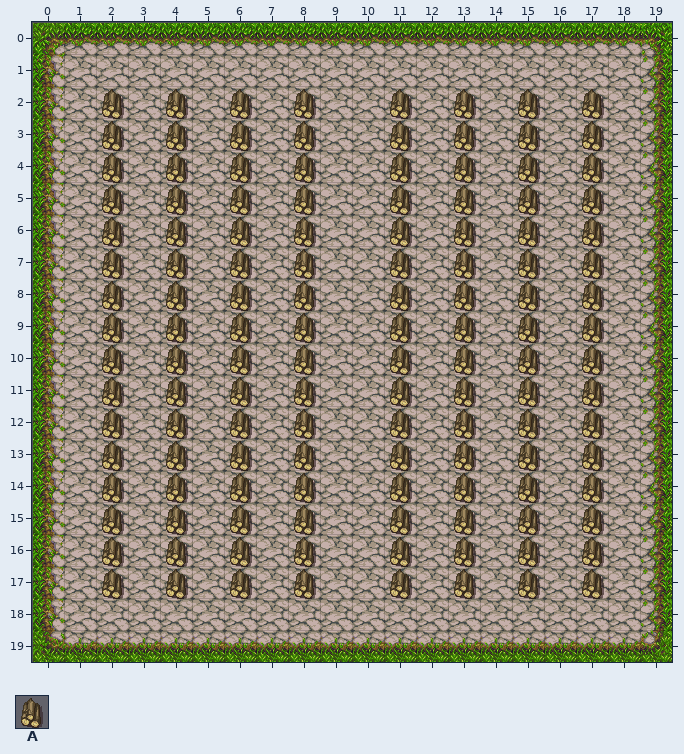
One commit to this Tiled map: level1.tmx. That is the earlier state.
Cells are 32x32 px. Shown: x 0..19, y 0..19.
Key: from "PathAndObjects": A 165.
_ is an empty cell.
Layers that did not change in this view are not listed.
Layer "foreground" before, first column x 0:
 0 ____________________
 1 ____________________
 2 __A_A_A_A__A_A_A_A__
 3 __A_A_A_A__A_A_A_A__
 4 __A_A_A_A__A_A_A_A__
 5 __A_A_A_A__A_A_A_A__
 6 __A_A_A_A__A_A_A_A__
 7 __A_A_A_A__A_A_A_A__
 8 __A_A_A_A__A_A_A_A__
 9 __A_A_A_A__A_A_A_A__
10 __A_A_A_A__A_A_A_A__
11 __A_A_A_A__A_A_A_A__
12 __A_A_A_A__A_A_A_A__
13 __A_A_A_A__A_A_A_A__
14 __A_A_A_A__A_A_A_A__
15 __A_A_A_A__A_A_A_A__
16 __A_A_A_A__A_A_A_A__
17 __A_A_A_A__A_A_A_A__
18 ____________________
19 ____________________
Now the later version:
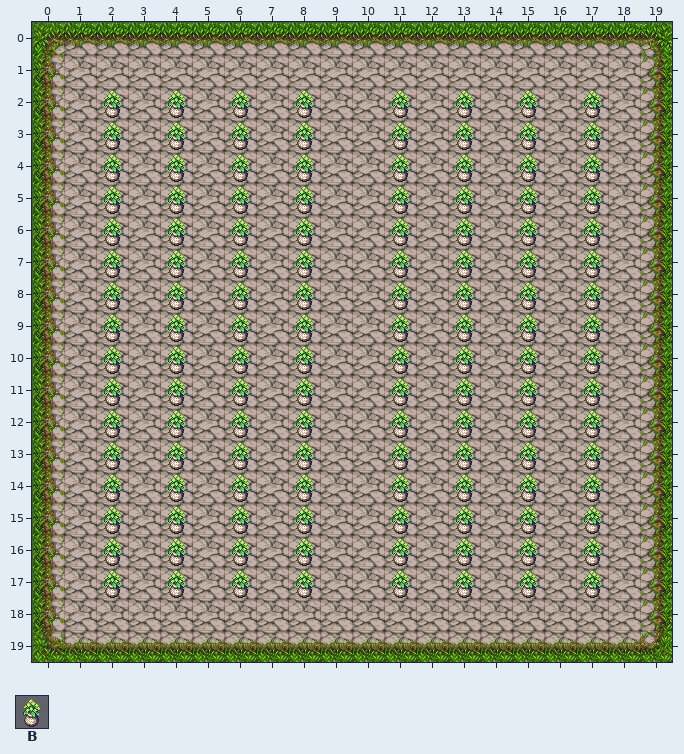
Further tiles: from "NEW": B 155.
Change:
Layer "foreground":
y 2..17: x 2 A -> B; x 4 A -> B; x 6 A -> B; x 8 A -> B; x 11 A -> B; x 13 A -> B; x 15 A -> B; x 17 A -> B
Where, in picture pixels (left, top, right, bottom), the same in both pictures:
changed: (102, 89, 124, 598)
changed: (166, 89, 188, 598)
changed: (230, 89, 252, 598)
changed: (294, 89, 316, 598)
changed: (390, 89, 412, 598)
changed: (454, 89, 476, 598)
changed: (518, 89, 540, 598)
changed: (582, 89, 604, 598)
